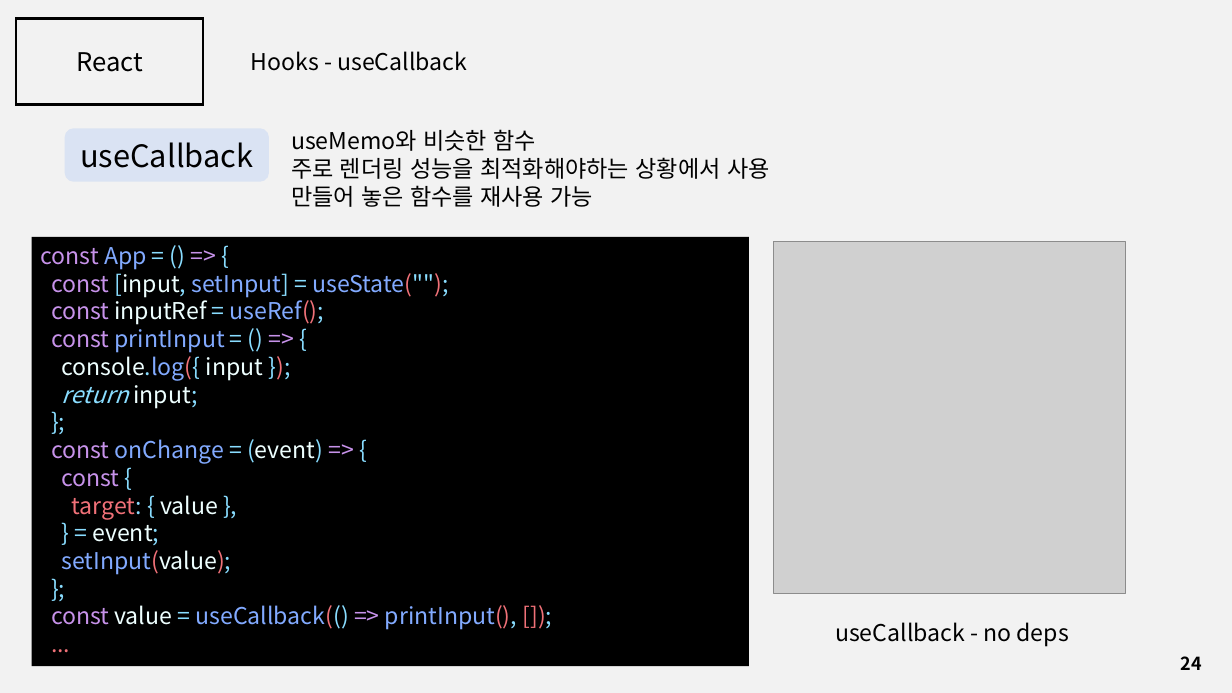
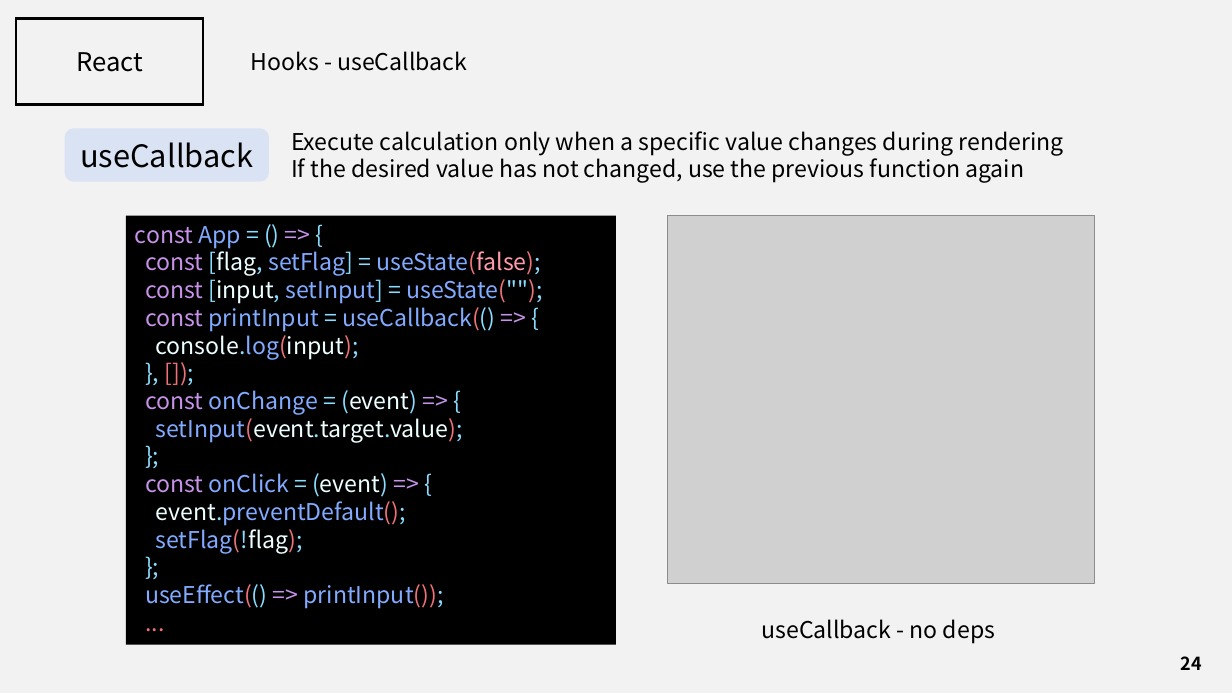
Before and after one commit to J3SUNG/Seminar, a slide deck: slide 24 of 210226_React_2.pptx. Drawn at 1232x693 pixels with LibreOffice and Linux fonts; fonts in the diff are those of the drawing; grey boxes stand for pictures. Boxes give left, top, right and bottom in pixels: in the first picture for what was removed or moved away, otherwise in the second. Text is boxed around its words. In the diff, an @@ line names an element or a change of style, - is before the commit and + after.

Commit message:
21-02-26-03

```diff
--- a/210226_React_2.pptx
+++ b/210226_React_2.pptx
@@ text at <box>291,131,1064,183</box>: text changed @@
-useMemo와 비슷한 함수
-주로 렌더링 성능을 최적화해야하는 상황에서 사용
-만들어 놓은 함수를 재사용 가능
+Execute calculation only when a specific value changes during rendering
+If the desired value has not changed, use the previous function again
@@ rectangle "const App = () => ...": place and size @@
-rectangle "const App = () => ..." at <box>31,237,749,665</box>
+rectangle "const App = () => ..." at <box>126,215,616,644</box>
@@ picture: place and size @@
-picture at <box>774,242,1126,593</box>
+picture at <box>668,215,1095,583</box>
@@ text in rectangle at <box>145,247,541,276</box>: paragraph added @@
+const [flag, setFlag] = useState(false);
@@ text in rectangle at <box>145,303,495,442</box>: text changed; text colour #EEFFFF to #82AAFF @@
-const inputRef = useRef();
-const printInput = () => {
-console.log({ input });
-return input;
+const printInput = useCallback(() => {
+console.log(input);
+}, []);
+const onChange = (event) => {
+setInput(event.target.value);
@@ text in rectangle at <box>145,473,406,553</box>: text changed; text colour #EEFFFF to #82AAFF @@
-const onChange = (event) => {
-const {
-target: { value },
-} = event;
-setInput(value);
+const onClick = (event) => {
+event.preventDefault();
+setFlag(!flag);
@@ text in rectangle at <box>145,584,443,609</box>: text changed @@
-const value = useCallback(() => printInput(), []);
+useEffect(() => printInput());
@@ text "useCallback - no deps": place and size @@
-text "useCallback - no deps" at <box>835,622,1069,646</box>
+text "useCallback - no deps" at <box>762,619,995,644</box>
@@ text "useCallback - no deps" at <box>762,619,995,644</box>: alignment left to centre @@
```
Also in this commit, not shown: 3 other slides changed, 2 slides added.
